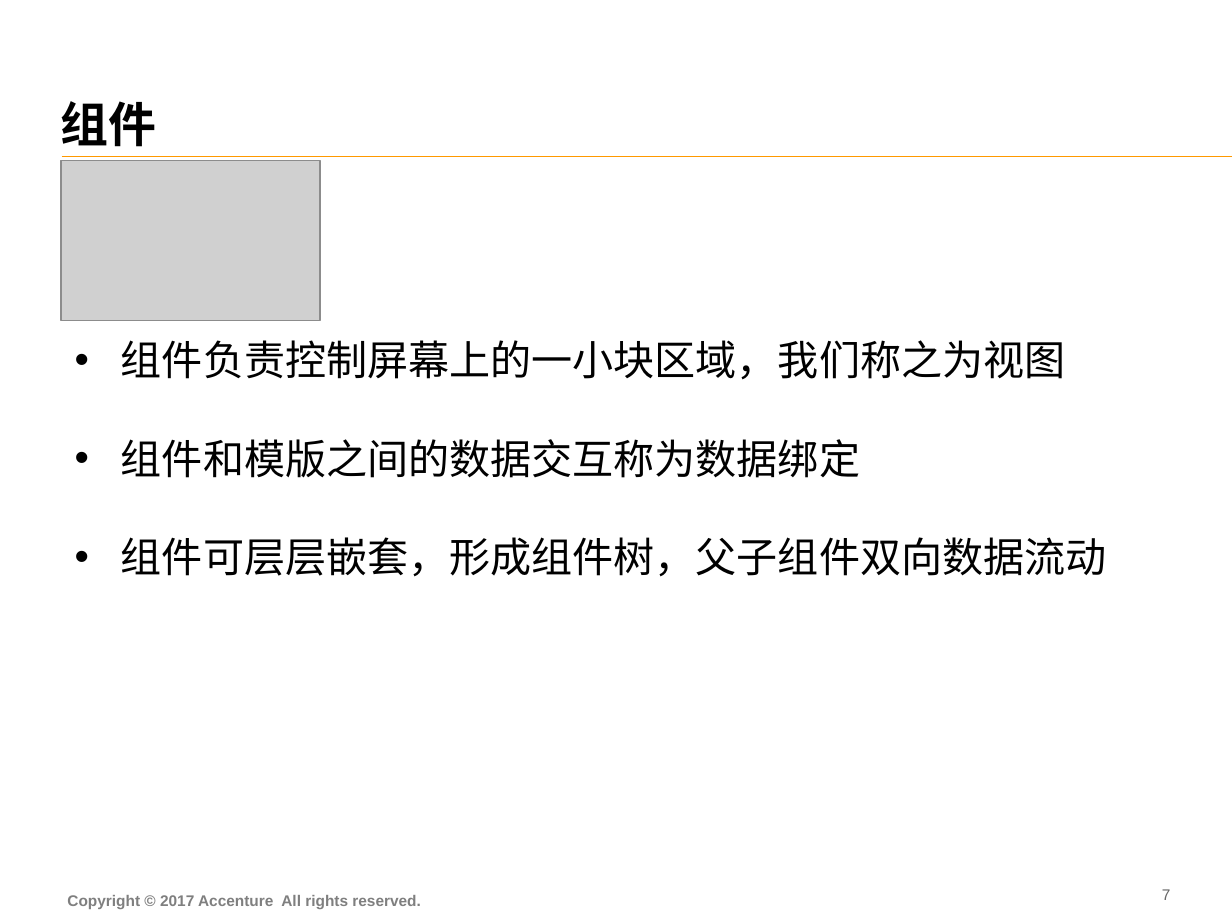
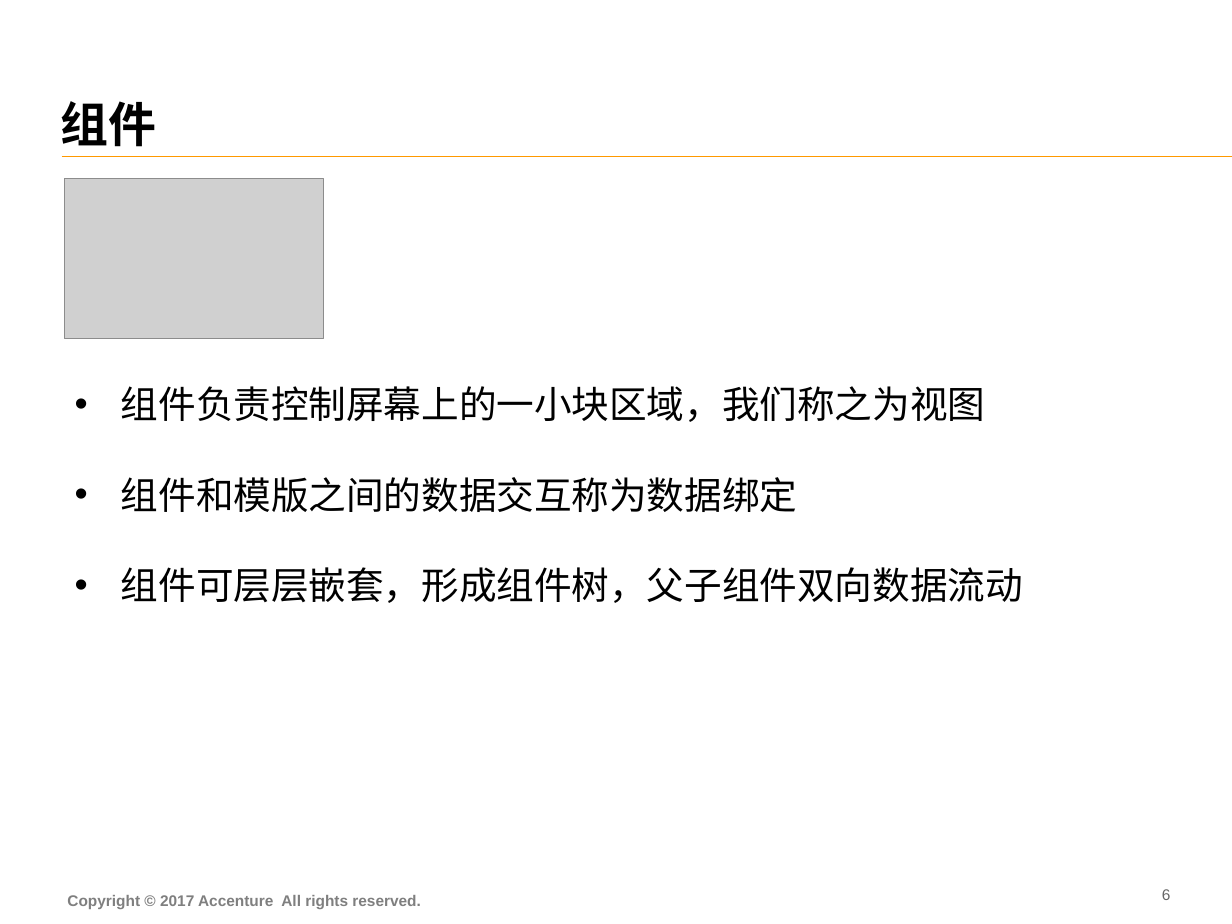
Before and after one commit to FS-Angular-Interest-Group/AngularTraining, a slide deck: slide 7 of PPT/03-Accenture-FS-Angular-Framework.pptx (slide 8 before the commit). Drawn at 1232x924 pixels with LibreOffice and Linux fonts; fonts in the diff are those of the drawing; grey boxes stand for pictures. Boxes give left, top, right and bottom in pixels: in the first picture for what was removed or moved away, otherwise in the second. Text is boxed around its words. In the diff, an @@ line names an element or a change of style, - is before the commit and + after.

Commit message:
Change FontSize of PPT

```diff
--- a/PPT/03-Accenture-FS-Angular-Framework.pptx
+++ b/PPT/03-Accenture-FS-Angular-Framework.pptx
@@ picture: place and size @@
-picture at [60,160,319,320]
+picture at [64,179,323,339]
@@ text "组件负责控制屏幕上的一小块区域，我们称之为视图": place and size @@
-text "组件负责控制屏幕上的一小块区域，我们称之为视图" at [121,340,1107,577]
+text "组件负责控制屏幕上的一小块区域，我们称之为视图" at [121,386,1023,603]
@@ text "组件负责控制屏幕上的一小块区域，我们称之为视图" at [121,386,1023,603]: size 24 to 22 pt @@
@@ page number at [1162,889,1171,900]: text changed @@
-7
+6
```
Also in this commit, not shown: 11 other slides changed, 1 slide removed, 2 other files.
